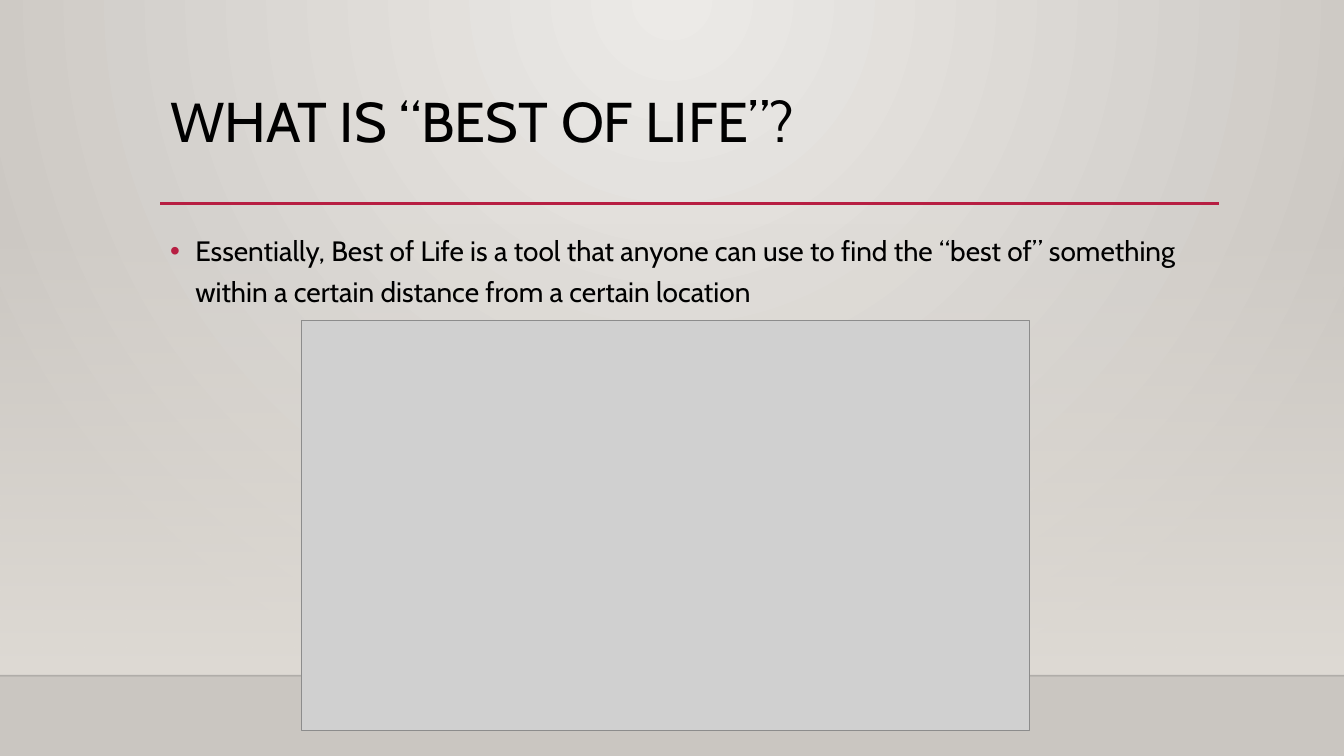
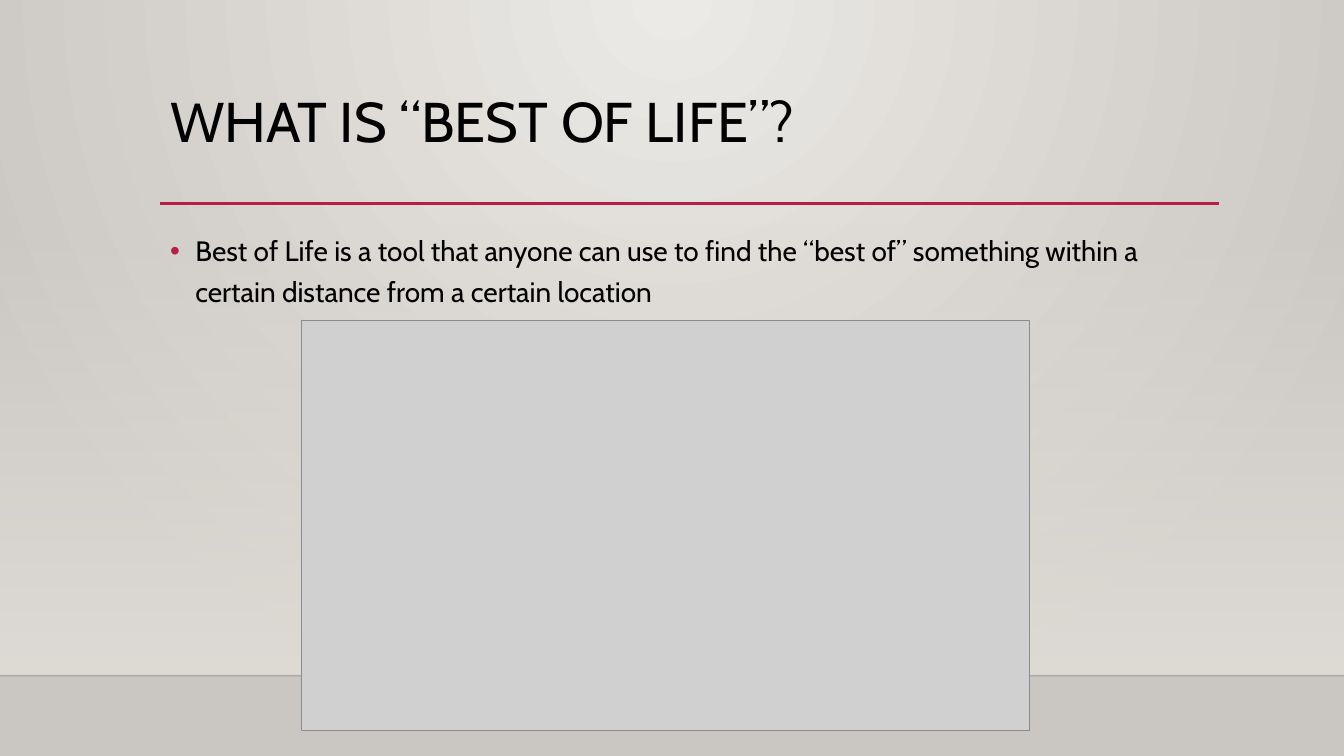
Before and after one commit to ajzamojski/Best-of-Life, a slide deck: slide 3 of Best of Life Presentation.pptx (slide 4 before the commit). Drawn at 1344x756 pixels with LibreOffice and Linux fonts; fonts in the diff are those of the drawing; grey boxes stand for pictures; background and template pictures are left out. Boxes give left, top, right and bottom in pixels: in the first picture for what was removed or moved away, otherwise in the second. Text is boxed around its words. In the diff, an @@ line names an element or a change of style, - is before the commit and + after.

```diff
--- a/Best of Life Presentation.pptx
+++ b/Best of Life Presentation.pptx
@@ text at (195,240,1137,303): text changed @@
-• Essentially, Best of Life is a tool that anyone can use to find the “best of” something within a certain distance from a certain location
+• Best of Life is a tool that anyone can use to find the “best of” something within a certain distance from a certain location
```
Also in this commit, not shown: 3 other slides changed, 1 other file.
